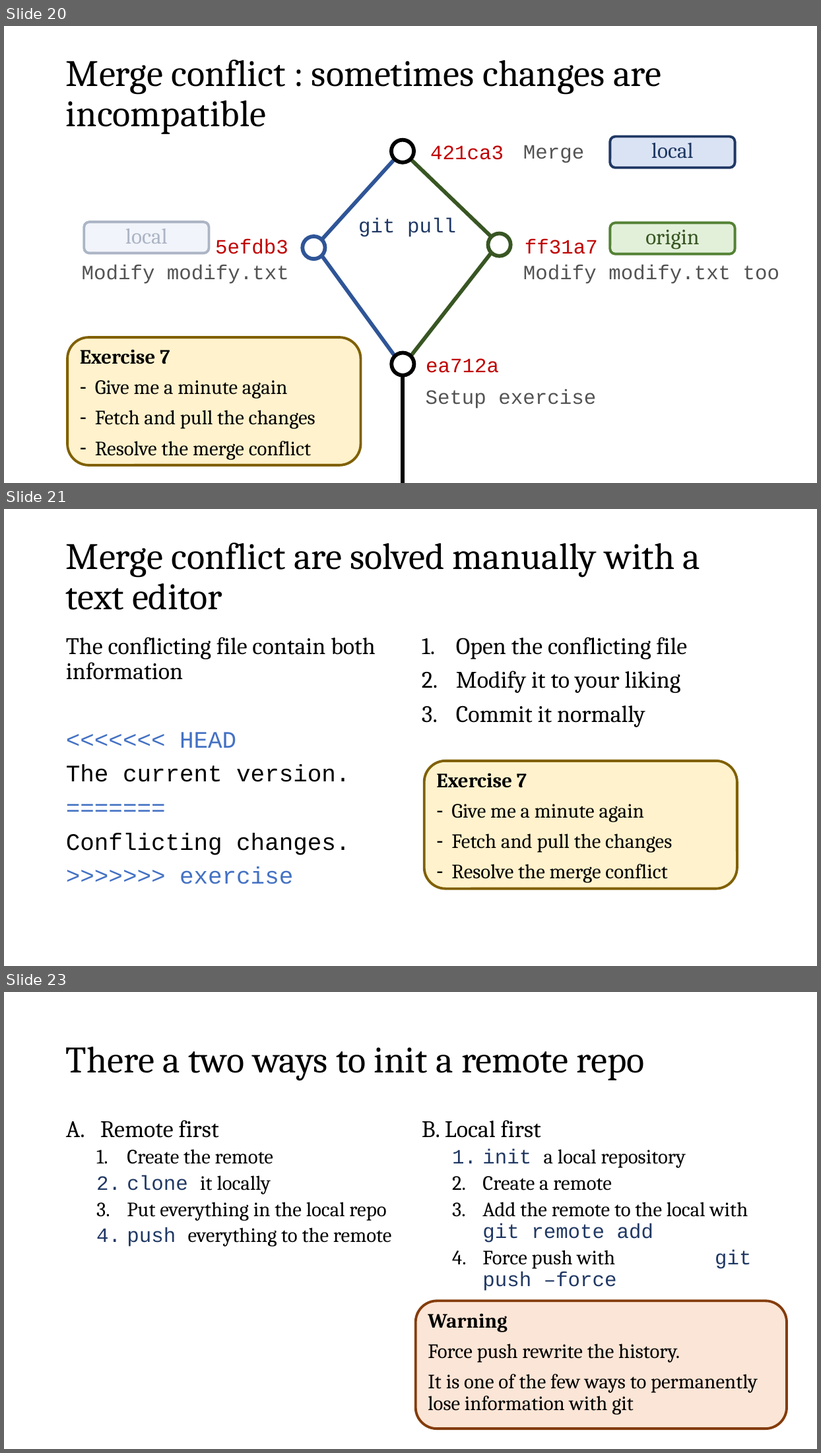
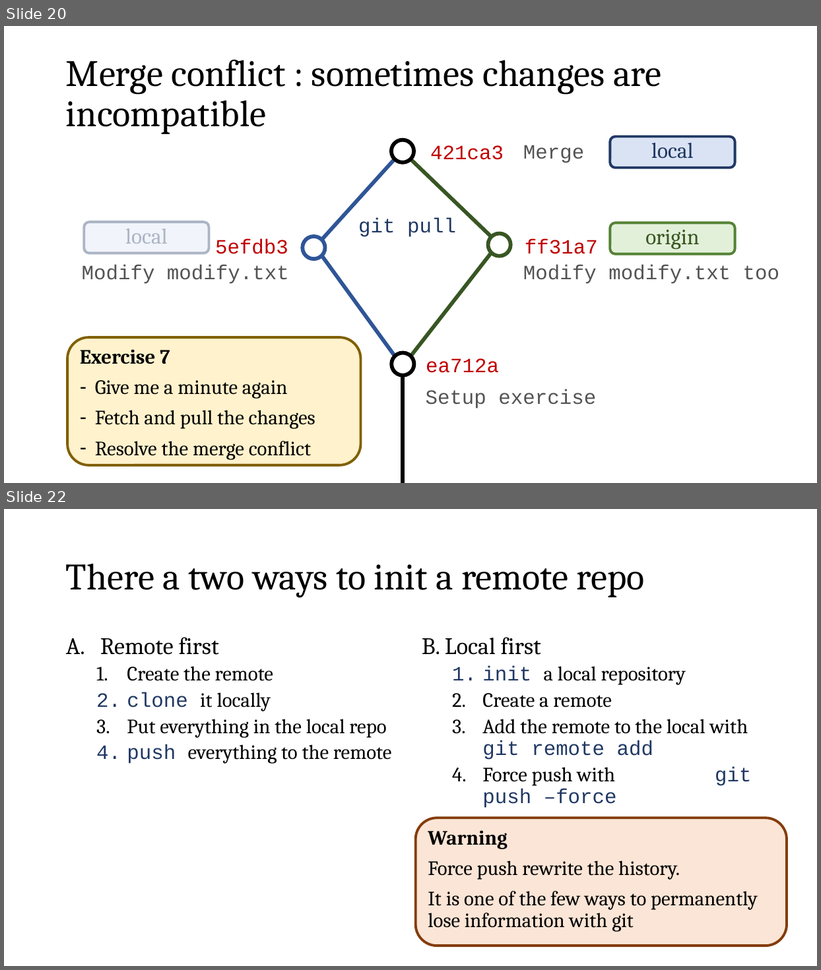
Before and after one commit to meny12/GitEssentials, a slide deck: git_workshop.pptx. Shown one above the other, each under a label of ours: slides 20, 21 and 23 before the commit, slides 20 and 22 after it; the slides between them are not shown. The pictures are 821x1453 and 821x970 pixels, drawn with LibreOffice and Linux fonts; fonts in the diff are those of the drawing. Boxes give left, top, right and bottom in pixels: in the first picture for what was removed or moved away, otherwise in the second. Text is boxed around its words. In the diff, an @@ line names an element or a change of style, - is before the commit and + after.

```diff
--- a/git_workshop.pptx
+++ b/git_workshop.pptx
@@ slide 21 removed at (4,509,817,966), background #FFFFFF @@
@@ title removed at (66,543,701,610) @@
-Merge conflict are solved manually with a text editor
@@ text removed at (66,637,375,885) @@
-The conflicting file contain both information
-<<<<<<< HEAD
-The current version.
-=======
-Conflicting changes.
->>>>>>> exercise
@@ text removed at (456,637,687,727) @@
-1. Open the conflicting file
-2. Modify it to your liking
-3. Commit it normally
@@ rounded rectangle removed at (424,761,737,889) @@
-Exercise 7
-– Give me a minute again
-– Fetch and pull the changes
-– Resolve the merge conflict
@@ what was slide 23 is now slide 22 @@
```
Also in this commit, not shown: 2 slides changed, 2 other slides removed.
